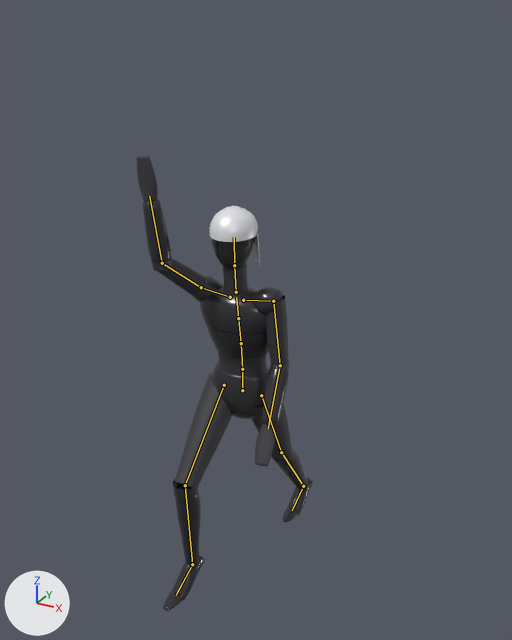
Renders of the glTF model assets/pilgrim/pilgrim.glb from each side of a commit.
The view is the same before and after, from a 50 mm camera at (1.3, -2.32, 2.3) aimed at (0.05, -0.04, 1.16). The axes (+X, +Y, +Z) are drawn at lower left. The lights are the same throughout. The older version comes first. Both versions are drawn at frame 7 of the action 'strike_finisher'; the numbers are the values there. The bones that change, and the others that lie on the model, are drawn over the model as lines.

Objects in the first picture: 'Body'.
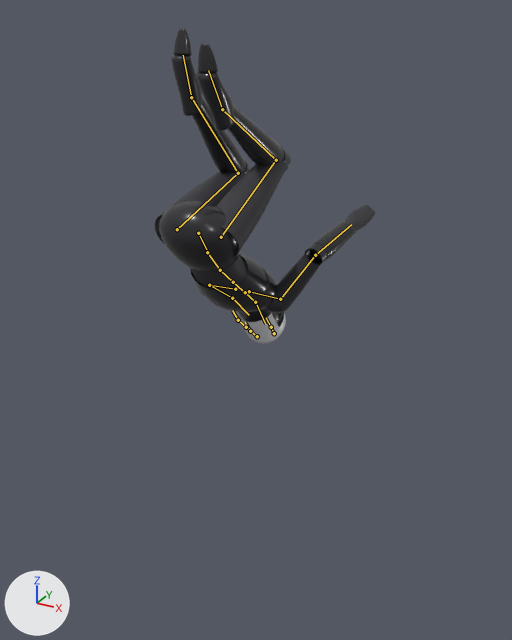
What differs and where, as boxes (x1, y1, x2, y2) in the pictures (512 x 640 px):
'Body', posed (25% wider, 31% shorter): before (137, 155, 313, 611); after (155, 29, 375, 343)
bone 'Hips', root to tip: before (242, 390) to (242, 371); after (198, 233) to (207, 250)
bone 'LeftUpperLeg', root to tip: before (261, 395) to (281, 452); after (221, 237) to (276, 160)
bone 'LeftLowerLeg', root to tip: before (281, 452) to (303, 486); after (276, 160) to (222, 109)
bone 'LeftFoot', root to tip: before (303, 486) to (292, 510); after (222, 109) to (208, 70)
bone 'RightUpperLeg', root to tip: before (224, 385) to (185, 485); after (177, 229) to (238, 173)
bone 'RightLowerLeg', root to tip: before (185, 485) to (192, 564); after (238, 173) to (191, 97)
bone 'RightFoot', root to tip: before (192, 564) to (176, 595); after (191, 97) to (183, 55)
bone 'Spine', root to tip: before (242, 369) to (241, 343); after (207, 252) to (220, 270)
bone 'Chest', root to tip: before (241, 343) to (238, 318); after (220, 270) to (233, 282)
bone 'LeftUpperArm', root to tip: before (273, 301) to (280, 365); after (280, 299) to (315, 255)
bone 'LeftLowerArm', root to tip: before (280, 365) to (268, 428); after (315, 255) to (351, 224)
bone 'Neck', root to tip: before (236, 292) to (234, 265); after (245, 292) to (255, 302)
bone 'Head', root to tip: before (234, 265) to (234, 237); after (255, 302) to (265, 324)
bone 'RightUpperArm', root to tip: before (201, 287) to (162, 263); after (209, 285) to (232, 298)
bone 'RightLowerArm', root to tip: before (162, 263) to (149, 196); after (232, 298) to (249, 315)

The change in detail:
Bone 'Hips' (bone_hips) moves from (0.0, -0.122, 0.067) to (0.0, 0.634, 0.358).
Bone 'Hips' (bone_hips) turns from (0, 0, 0) to (-148, 0, 0) degrees about its own x, y and z.
Bone 'LeftUpperLeg' (bone_leftupperleg) turns from (28, 0, 0) to (-95, 0, 0) degrees about its own x, y and z.
Bone 'LeftLowerLeg' (bone_leftlowerleg) turns from (5, 0, 0) to (120, 0, 0) degrees about its own x, y and z.
Bone 'LeftFoot' (bone_leftfoot) turns from (-34, 0, 0) to (40, 0, 0) degrees about its own x, y and z.
Bone 'RightUpperLeg' (bone_rightupperleg) turns from (-44, 0, 0) to (-105, 0, 0) degrees about its own x, y and z.
Bone 'RightLowerLeg' (bone_rightlowerleg) turns from (45, 0, 0) to (115, 0, 0) degrees about its own x, y and z.
Bone 'RightFoot' (bone_rightfoot) turns from (-2, 0, 0) to (40, 0, 0) degrees about its own x, y and z.
Bone 'Spine' (bone_spine) turns from (4, 1, 0) to (9, 0, 0) degrees about its own x, y and z.
Bone 'Chest' (bone_chest) turns from (4, 1, 0) to (9, 0, 0) degrees about its own x, y and z.
Bone 'LeftUpperArm' (bone_leftupperarm) turns from (-84, -8, 0) to (-54, -40, 0) degrees about its own x, y and z.
Bone 'LeftLowerArm' (bone_leftlowerarm) turns from (1, -4, -40) to (5, -6, -83) degrees about its own x, y and z.
Bone 'Neck' (bone_neck) turns from (-4, 0, 0) to (0, 0, 0) degrees about its own x, y and z.
Bone 'Head' (bone_head) turns from (-4, 0, 0) to (-16, 0, 0) degrees about its own x, y and z.
Bone 'RightUpperArm' (bone_rightupperarm) turns from (-84, 136, 0) to (-84, 173, 0) degrees about its own x, y and z.
Bone 'RightLowerArm' (bone_rightlowerarm) turns from (2, 5, 50) to (0, 1, 7) degrees about its own x, y and z.
